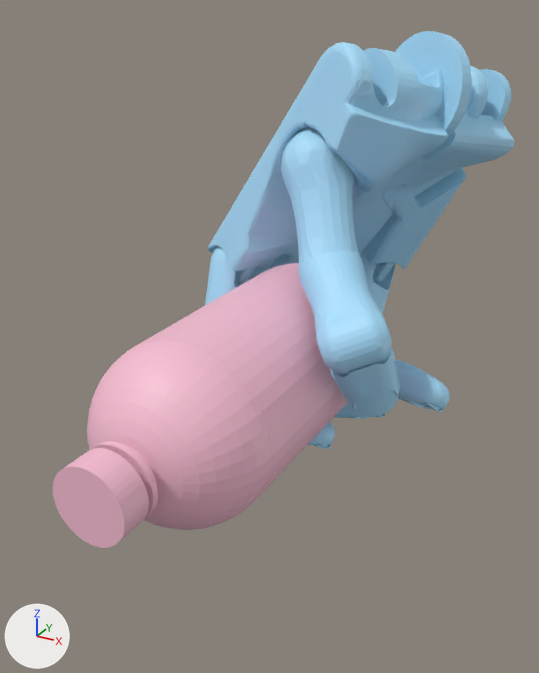
The glTF model static/data/3dmodel/ShadowHand/contactdb+water_bottle/3.glb: old version first, new version second.
One viewpoint serves both versions: a camera (50 mm lens) standing at (0.119, -0.193, 0.119) and looking at (0.0, 0.021, 0.011). Every picture has the same lights, and +X, +Y and +Z are marked at lower left. Where no turn or scale is listed for an object, it has been applied to the vertices.

Names of what the first picture shows: 'geometry_0'.
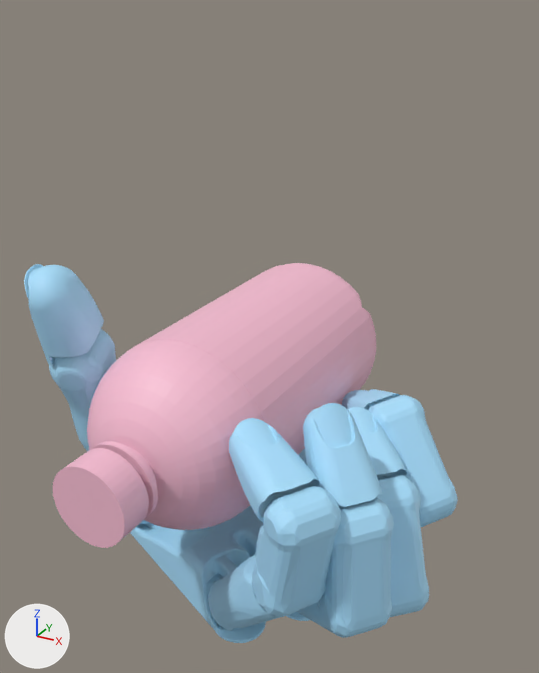
Edits to the bpy script that builds the scene:
```text
Change me_geometry_0:
    remove me_geometry_0.from_pydata(...)  # 25100 vertices, 49866 faces; spans x -0.05..0.062, y -0.076..0.124, z -0.05..0.112
    add me_geometry_0.from_pydata(...)  # 25100 vertices, 49866 faces; spans x -0.075..0.079, y -0.076..0.074, z -0.081..0.048
    me_geometry_0 part 1: the loose piece of 90 vertices spanning x 0.015..0.051, y 0.063..0.086, z 0.072..0.112 is multiplied about its middle by the matrix ((-0.366, 0.588, -0.721), (0.693, 0.689, 0.21), (0.621, -0.423, -0.66)), then moved by (-0.08, -0.037, -0.154)
    me_geometry_0 part 2: the loose piece of 549 vertices spanning x -0.005..0.015, y 0.074..0.121, z -0.031..0.023 is multiplied about its middle by the matrix ((-0.334, 0.221, -0.916), (0.689, 0.721, -0.078), (0.643, -0.657, -0.393)), then moved by (0.029, -0.142, -0.034)
    me_geometry_0 part 3: the loose piece of 224 vertices spanning x -0.005..0.036, y 0.063..0.093, z -0.032..-0.011 is multiplied about its middle by the matrix ((0.279, -0.155, -0.948), (0.296, 0.953, -0.069), (0.913, -0.262, 0.312)), then moved by (0.035, -0.133, 0.012)
    me_geometry_0 part 4: the loose piece of 549 vertices spanning x -0.047..-0.026, y 0.036..0.07, z -0.028..0.031 is multiplied about its middle by the matrix ((-0.166, 0.482, -0.86), (0.521, 0.783, 0.338), (0.837, -0.392, -0.381)), then moved by (0.085, -0.084, -0.043)
    me_geometry_0 part 5: the loose piece of 224 vertices spanning x -0.045..-0.016, y 0.024..0.054, z -0.048..-0.011 is multiplied about its middle by the matrix ((-0.438, 0.67, -0.599), (0.777, 0.617, 0.122), (0.451, -0.412, -0.791)), then moved by (0.093, -0.084, 0.012)
    me_geometry_0 part 6: the loose piece of 2529 vertices spanning x 0.028..0.057, y 0.054..0.077, z -0.028..-0.01 is multiplied about its middle by the matrix ((-0.286, 0.412, -0.865), (0.784, 0.619, 0.035), (0.55, -0.668, -0.501)), then moved by (0.011, -0.102, 0.028)
    me_geometry_0 part 7: the loose piece of 549 vertices spanning x -0.041..-0.021, y 0.055..0.09, z -0.034..0.025 is multiplied about its middle by the matrix ((-0.148, 0.506, -0.85), (0.487, 0.785, 0.383), (0.861, -0.357, -0.362)), then moved by (0.086, -0.084, -0.039)
    me_geometry_0 part 8: the loose piece of 224 vertices spanning x -0.029..0.007, y 0.061..0.091, z -0.047..-0.016 is multiplied about its middle by the matrix ((-0.404, 0.633, -0.661), (0.75, 0.643, 0.158), (0.525, -0.432, -0.734)), then moved by (0.077, -0.101, 0.009)
    me_geometry_0 part 9: the loose piece of 2529 vertices spanning x -0.012..0.016, y 0.039..0.059, z -0.049..-0.031 is multiplied about its middle by the matrix ((-0.437, 0.724, -0.534), (0.834, 0.548, 0.061), (0.337, -0.418, -0.843)), then moved by (0.05, -0.058, 0.036)
    me_geometry_0 part 10: the loose piece of 746 vertices spanning x -0.008..0.043, y 0.084..0.124, z 0.007..0.069 is multiplied about its middle by the matrix ((-0.28, 0.533, -0.798), (0.737, 0.652, 0.178), (0.616, -0.539, -0.575)), then moved by (-0.001, -0.068, -0.089)
    me_geometry_0 part 11: the loose piece of 224 vertices spanning x -0.005..0.036, y 0.063..0.093, z -0.032..-0.011 is copied, and the copy is multiplied about its middle by the matrix ((-0.305, 0.391, -0.868), (0.652, 0.751, 0.109), (0.694, -0.532, -0.484)), then moved by (0.046, -0.076, 0.011); it spans x 0.045..0.077, y -0.011..0.015, z -0.029..0.007
    me_geometry_0 part 12: the loose piece of 207 vertices spanning x -0.006..0.031, y 0.019..0.058, z 0.026..0.082 is multiplied about its middle by the matrix ((-0.583, 0.657, -0.478), (0.576, 0.749, 0.327), (0.573, -0.085, -0.815)), then moved by (-0.051, -0.051, -0.088)
    me_geometry_0 part 13: the loose piece of 633 vertices spanning x 0.009..0.05, y -0.003..0.041, z 0.013..0.048 is multiplied about its middle by the matrix ((-0.24, 0.347, -0.906), (0.565, 0.809, 0.16), (0.789, -0.473, -0.391)), then moved by (-0.07, -0.044, -0.031)
    me_geometry_0 part 14: the loose piece of 2380 vertices spanning x 0.028..0.05, y 0.001..0.029, z -0.01..0.021 is copied, and the copy is multiplied about its middle by the matrix ((-0.826, 0.501, 0.258), (0.519, 0.496, 0.696), (0.221, 0.709, -0.67)), then moved by (-0.08, -0.054, 0.027); it spans x -0.05..-0.03, y -0.048..-0.023, z 0.016..0.048
    me_geometry_0 part 15: the loose piece of 3477 vertices spanning x -0.05..0.058, y 0.033..0.117, z 0.008..0.109 is deleted
    me_geometry_0 part 16: the loose piece of 2529 vertices spanning x 0.003..0.03, y 0.06..0.078, z -0.045..-0.026 is deleted
    me_geometry_0 part 17: the loose piece of 2386 vertices spanning x 0.007..0.062, y 0.031..0.106, z 0.044..0.092 is deleted
    me_geometry_0 part 18: 14 vertices moved within x -0.018..0.049, y 0.012..0.058, z -0.048..0.003; 5107 vertices removed from x -0.041..0.05, y 0.001..0.073, z -0.05..0.021; 8366 vertices added at x -0.075..0.056, y -0.045..0.074, z -0.073..0.005
    me_geometry_0 part 19: 1 vertex moved within x 0.026, y -0.042, z 0.009; 2529 vertices added at x 0.025..0.053, y -0.062..-0.037, z -0.002..0.017
```

Location of each change, (x1, y1, x2, y2) in pixels of the pictures (539 x 673 px; the box of a moved part takes in the faces that stretch with it):
'geometry_0', reshaped (26% shorter): before (53, 31, 514, 548); after (24, 263, 458, 643)
part 1 of me_geometry_0, moved or reshaped (not visible afterwards): before (395, 31, 472, 137)
part 2 of me_geometry_0, moved or reshaped: before (359, 249, 395, 314); after (208, 555, 280, 631)
part 3 of me_geometry_0, moved or reshaped (not visible before): after (252, 486, 341, 617)
part 4 of me_geometry_0, moved or reshaped: before (205, 246, 258, 305); after (297, 601, 336, 635)
part 5 of me_geometry_0, moved or reshaped (not visible before): after (319, 497, 394, 638)
part 6 of me_geometry_0, moved or reshaped: before (395, 360, 450, 412); after (303, 403, 383, 507)
part 7 of me_geometry_0, moved or reshaped (not visible afterwards): before (257, 267, 270, 275)
part 8 of me_geometry_0, moved or reshaped (not visible before): after (376, 475, 429, 617)
part 9 of me_geometry_0, moved or reshaped: before (308, 422, 335, 449); after (347, 407, 407, 478)
part 10 of me_geometry_0, moved or reshaped: before (364, 168, 466, 282); after (299, 448, 307, 465)
part 11 of me_geometry_0, added (blue): after (368, 395, 458, 527)
part 12 of me_geometry_0, moved or reshaped: before (281, 128, 360, 282); after (79, 439, 149, 524)
part 13 of me_geometry_0, moved or reshaped: before (298, 250, 392, 373); after (49, 329, 116, 451)
part 14 of me_geometry_0, added (blue): after (24, 264, 104, 366)
part 15 of me_geometry_0, deleted (blue): before (208, 42, 511, 283)
part 16 of me_geometry_0, deleted: before (335, 403, 385, 419)
part 17 of me_geometry_0, deleted (blue): before (328, 102, 514, 215)
part 18 of me_geometry_0, moved or reshaped: before (330, 347, 400, 417); after (130, 389, 400, 643)
part 19 of me_geometry_0, built on: before (227, 424, 253, 465); after (227, 416, 320, 522)
